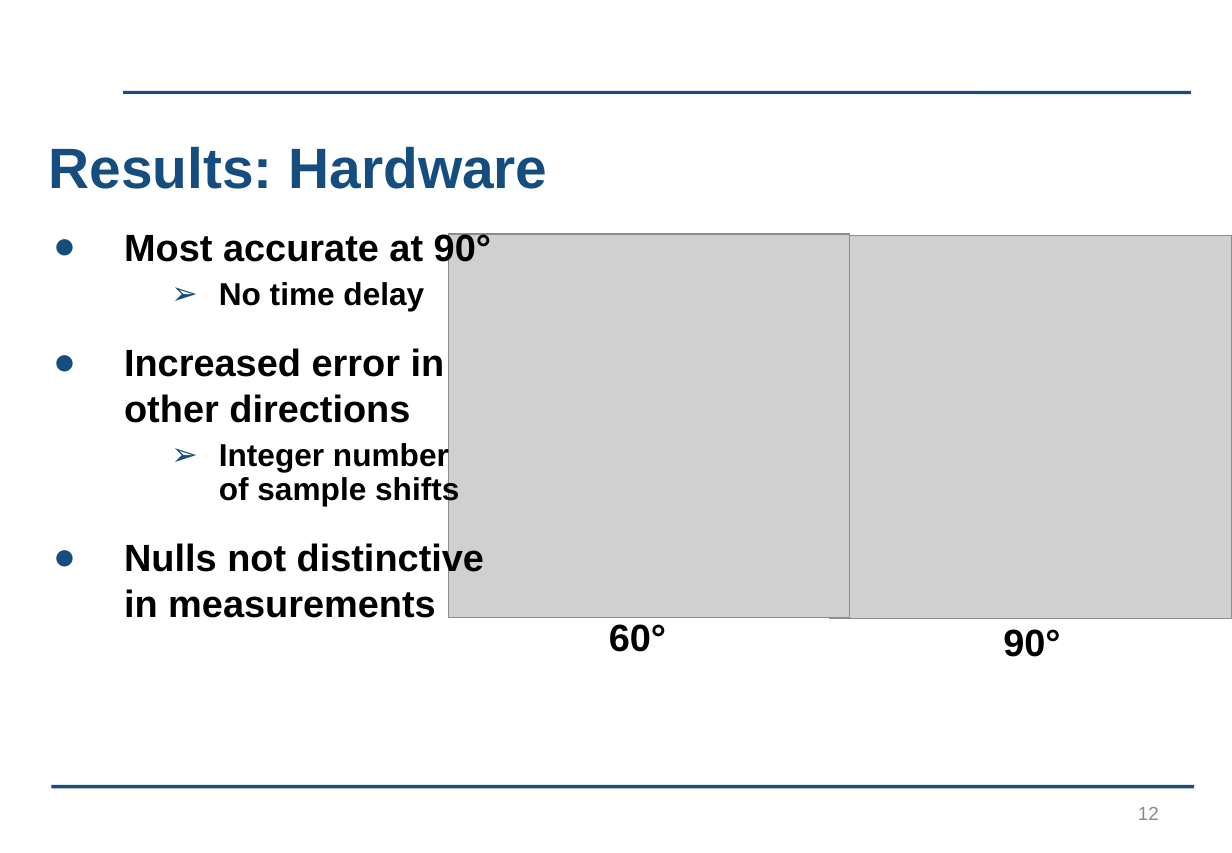
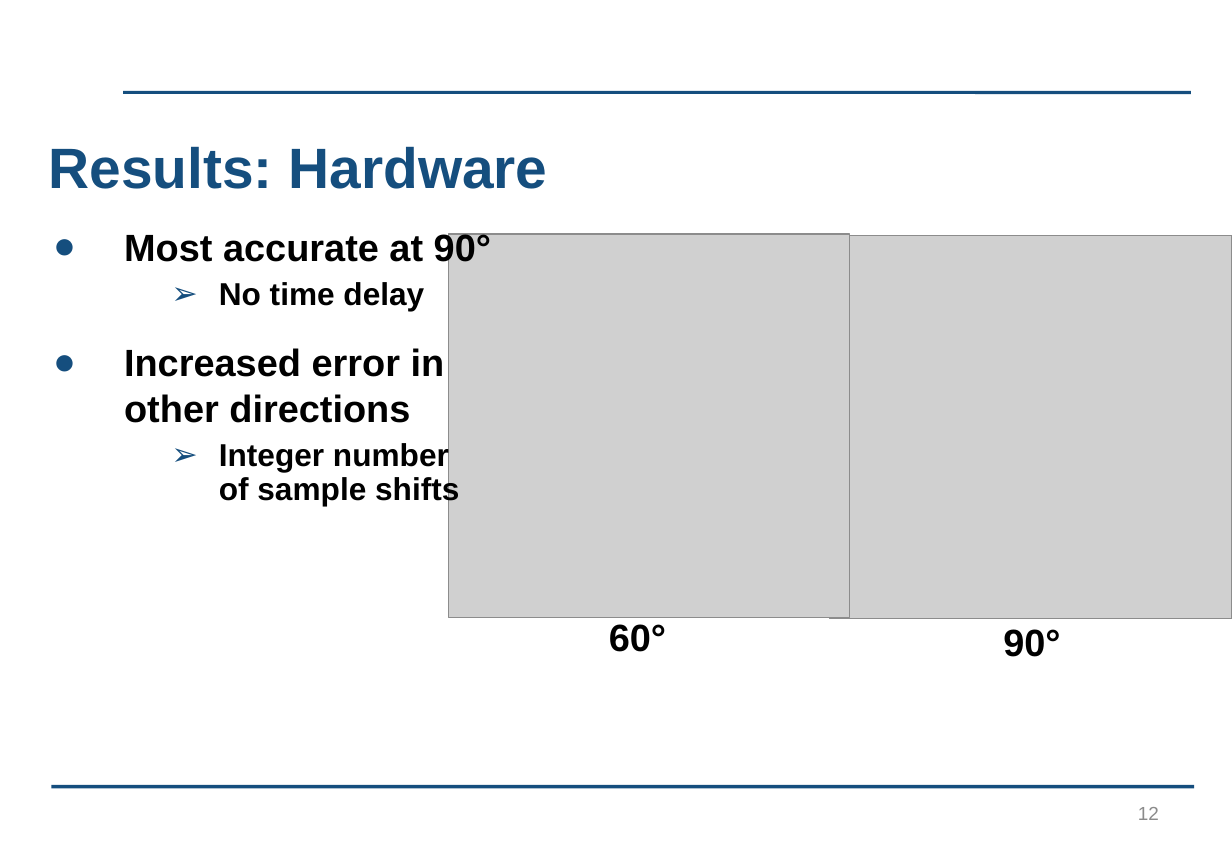
Before and after one commit to kayjayB/I_cant_hear_you, a slide deck: slide 12 of Presentation/Lab Project Presentation.pptx. Drawn at 1232x853 pixels with LibreOffice and Linux fonts; fonts in the diff are those of the drawing; grey boxes stand for pictures; background and template pictures are left out. Boxes give left, top, right and bottom in pixels: in the first picture for what was removed or moved away, otherwise in the second. Text is boxed around its words. In the diff, an @@ line names an element or a change of style, - is before the commit and + after.

```diff
--- a/Presentation/Lab Project Presentation.pptx
+++ b/Presentation/Lab Project Presentation.pptx
@@ text at [124, 542, 484, 618]: paragraph removed @@
-● Nulls not distinctive in measurements
```
Also in this commit, not shown: 2 other slides changed.
